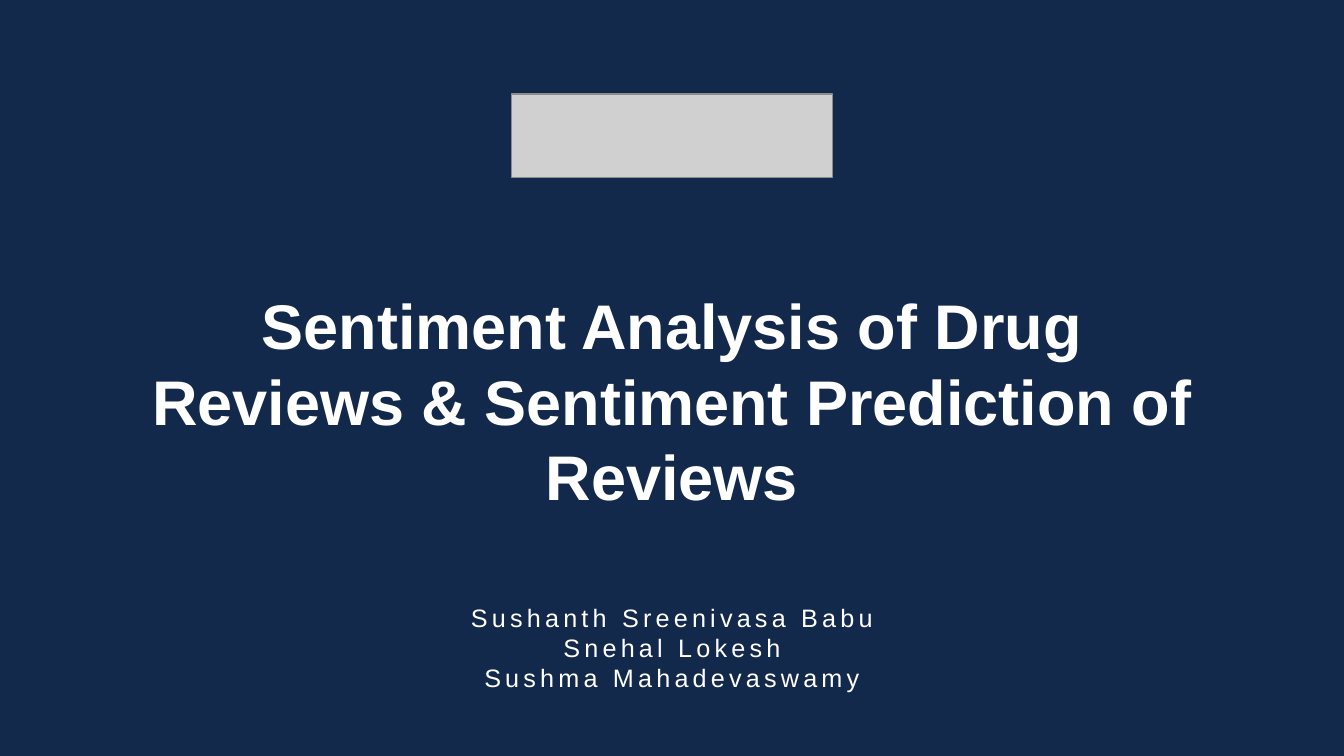
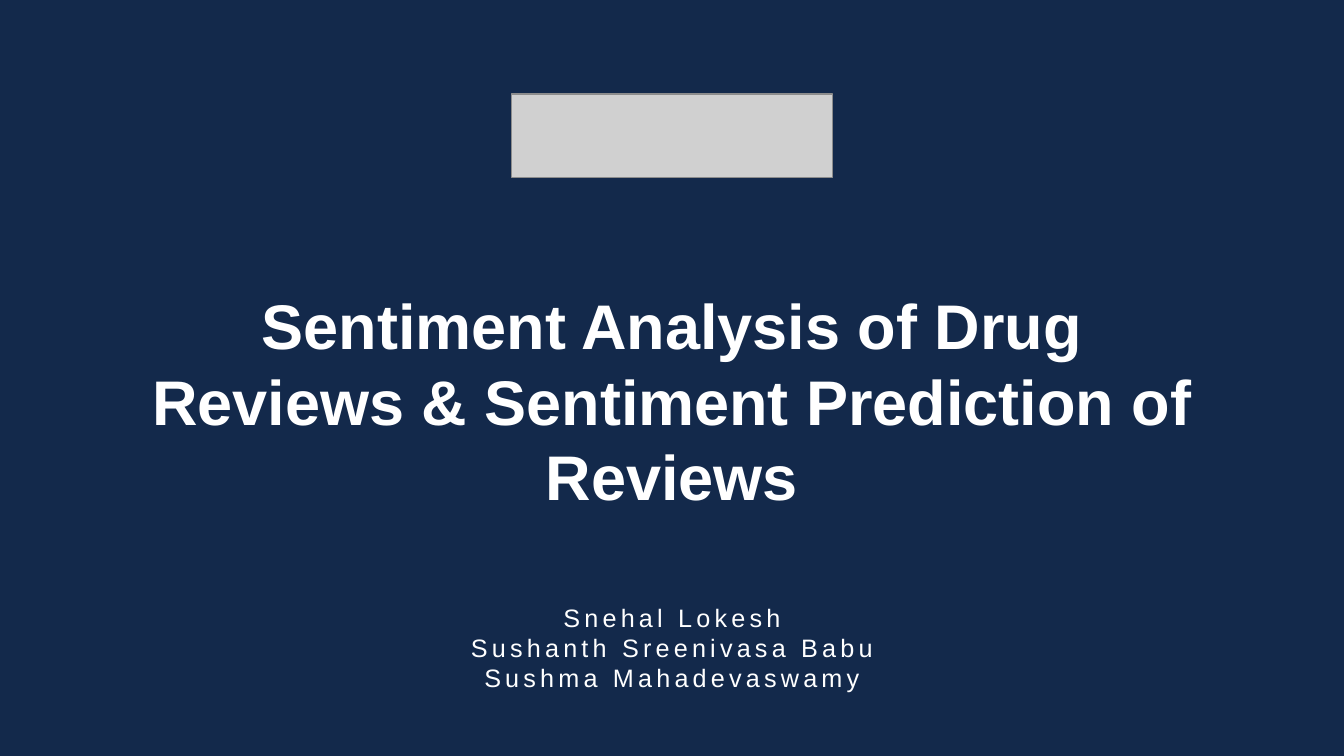
Before and after one commit to sushanthsreenivas/Patient-Drug-Reviews-Analysis-Using-Clustering, a slide deck: slide 1 of Project Presentation.pptx. Drawn at 1344x756 pixels with LibreOffice and Linux fonts; fonts in the diff are those of the drawing; grey boxes stand for pictures; background and template pictures are left out; a plain dark background stands for a picture behind light text. Boxes give left, top, right and bottom in pixels: in the first picture for what was removed or moved away, otherwise in the second. Text is boxed around its words. In the diff, an @@ line names an element or a change of style, - is before the commit and + after.

```diff
--- a/Project Presentation.pptx
+++ b/Project Presentation.pptx
@@ text at (563,608,780,628): paragraph added @@
+Snehal Lokesh
@@ text at (563,638,780,658): paragraph removed @@
-Snehal Lokesh
```
Also in this commit, not shown: 1 other slide changed.
